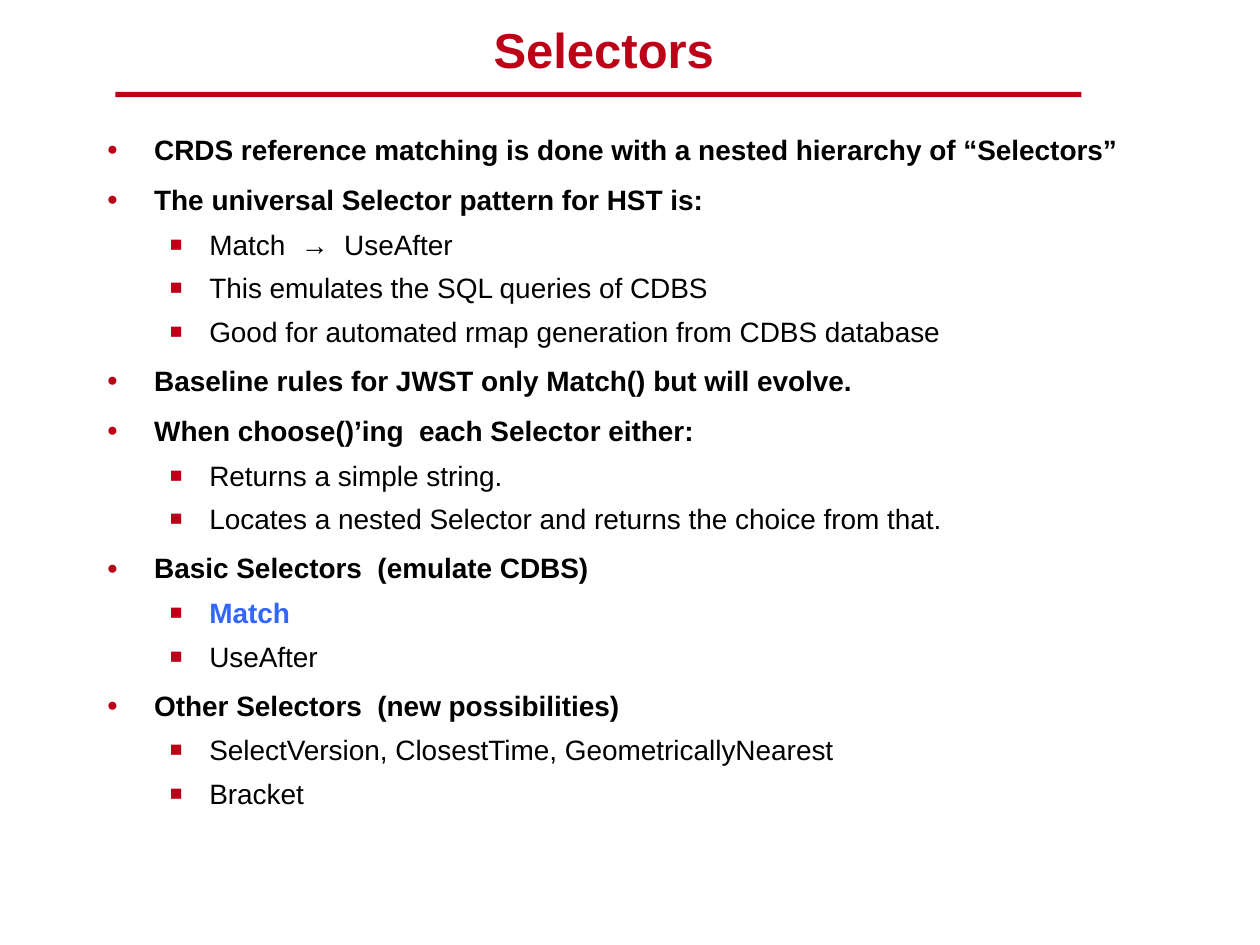
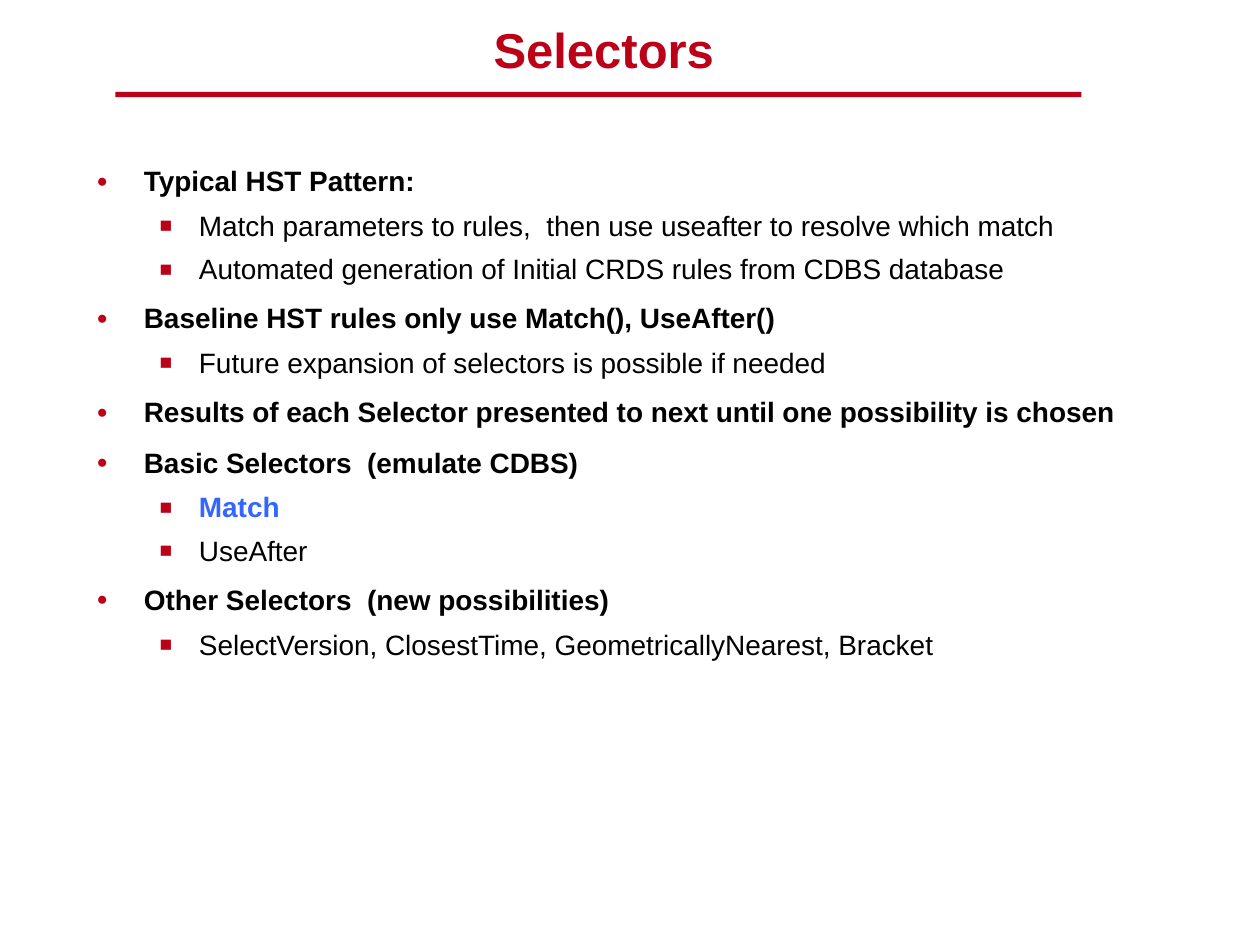
Before and after one commit to spacetelescope/crds, a slide deck: slide 10 of docs/DMS_SDR2_09_CRDS_final.pptx. Drawn at 1260x945 pixels with LibreOffice and Linux fonts; fonts in the diff are those of the drawing; background and template pictures are left out. Boxes give left, top, right and bottom in pixels: in the first picture for what was removed or moved away, otherwise in the second. Text is boxed around its words. In the diff, an @@ line names an element or a change of style, - is before the commit and + after.

```diff
--- a/docs/DMS_SDR2_09_CRDS_final.pptx
+++ b/docs/DMS_SDR2_09_CRDS_final.pptx
@@ text "Typical HST Pattern:": place and size @@
-text "Typical HST Pattern:" at bbox=[154, 139, 1117, 805]
+text "Typical HST Pattern:" at bbox=[144, 170, 1114, 660]
@@ text at bbox=[144, 170, 1114, 427]: text changed; bold off @@
-● CRDS reference matching is done with a nested hierarchy of “Selectors”
-● The universal Selector pattern for HST is:
-  ■ Match → UseAfter
-  ■ This emulates the SQL queries of CDBS
-  ■ Good for automated rmap generation from CDBS database
-● Baseline rules for JWST only Match() but will evolve.
-● When choose()’ing each Selector either:
-  ■ Returns a simple string.
-  ■ Locates a nested Selector and returns the choice from that.
+● Typical HST Pattern:
+  ■ Match parameters to rules, then use useafter to resolve which match
+  ■ Automated generation of Initial CRDS rules from CDBS database
+● Baseline HST rules only use Match(), UseAfter()
+  ■ Future expansion of selectors is possible if needed
+● Results of each Selector presented to next until one possibility is chosen
@@ text at bbox=[199, 634, 933, 660]: text changed @@
-  ■ SelectVersion, ClosestTime, GeometricallyNearest
-  ■ Bracket
+  ■ SelectVersion, ClosestTime, GeometricallyNearest, Bracket
```
Also in this commit, not shown: 6 other slides changed, 1 slide removed, 2 other files.
